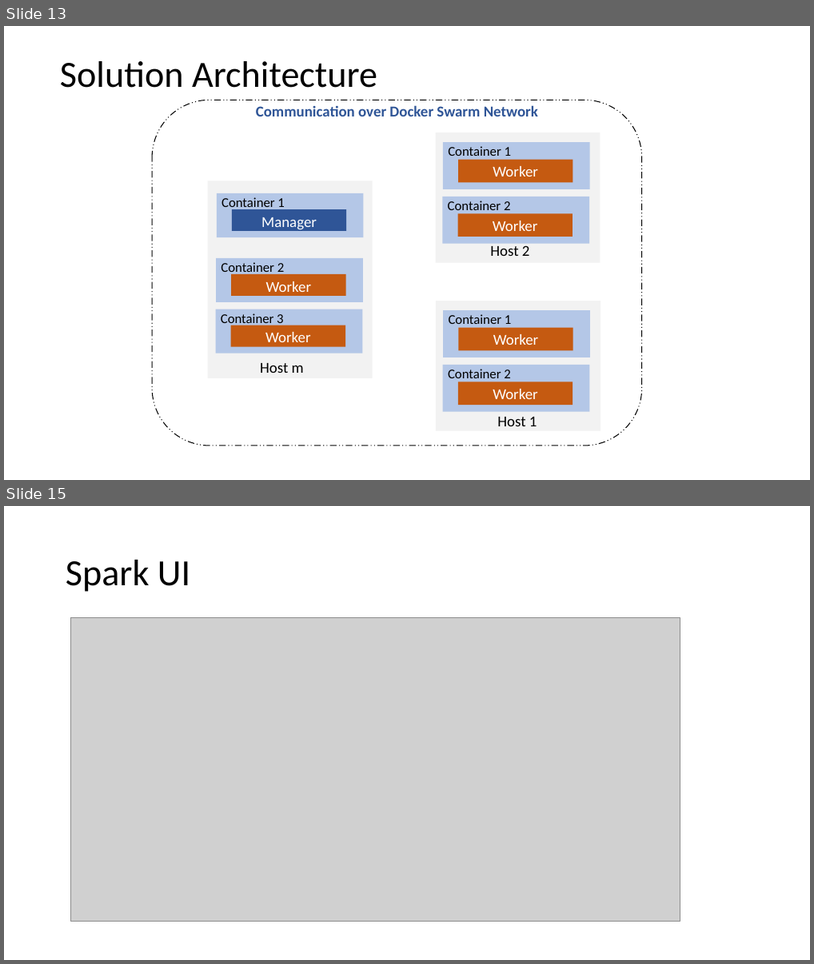
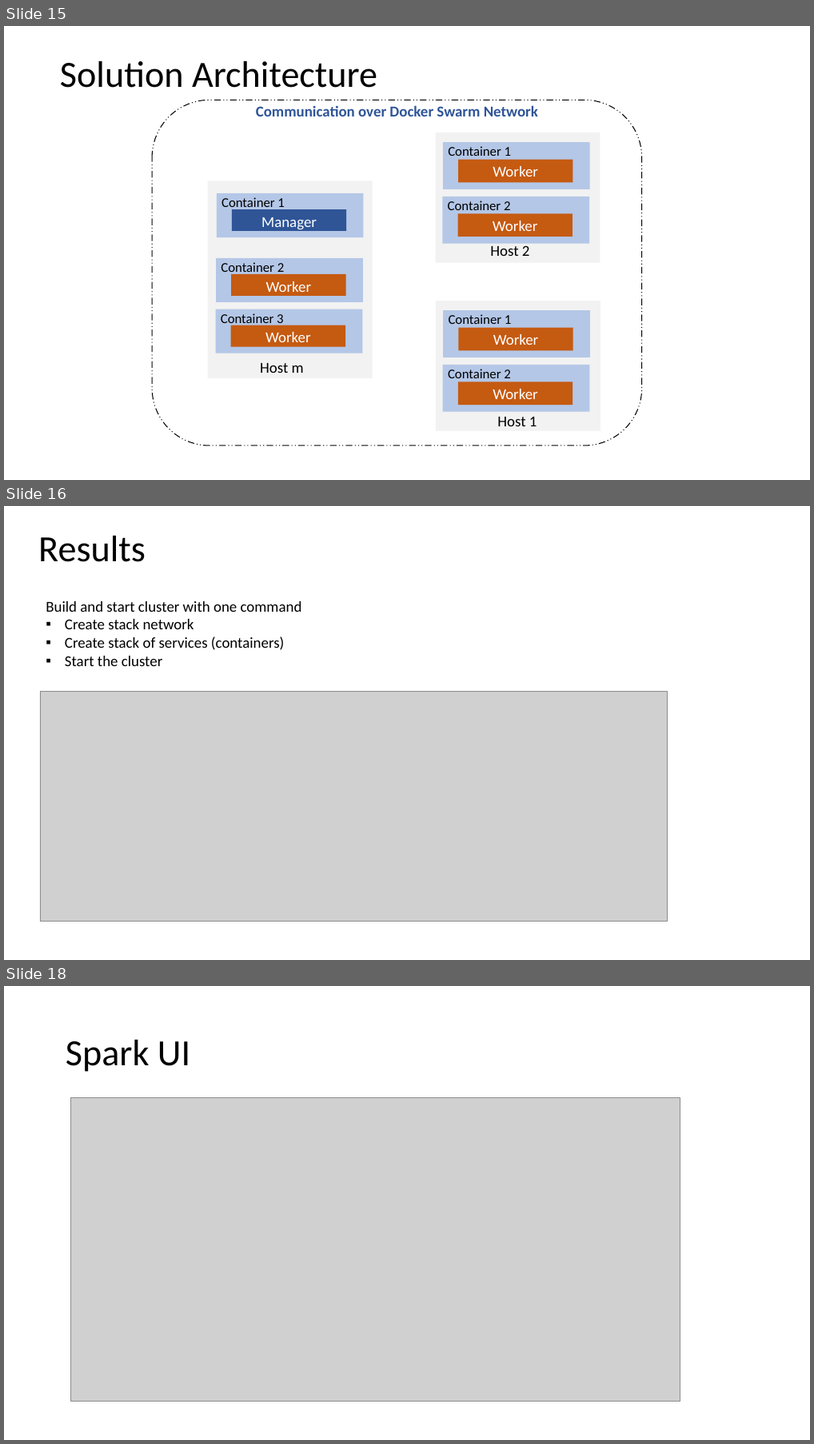
Before and after one commit to gprasad09/Apache-Spark-Cluster-Project, a slide deck: misc/ProjectReports-In progress/TermProject.pptx. Shown one above the other, each under a label of ours: slides 13 and 15 before the commit, slides 15, 16 and 18 after it; the slides between them are not shown. The pictures are 814x964 and 814x1444 pixels, drawn with LibreOffice and Linux fonts; fonts in the diff are those of the drawing; grey boxes stand for pictures. Boxes give left, top, right and bottom in pixels: in the first picture for what was removed or moved away, otherwise in the second. Text is boxed around its words. In the diff, an @@ line names an element or a change of style, - is before the commit and + after.

```diff
--- a/misc/ProjectReports-In progress/TermProject.pptx
+++ b/misc/ProjectReports-In progress/TermProject.pptx
@@ slide 16 added at (x1=4, y1=506, x2=810, y2=960), background #FFFFFF @@
@@ title added at (x1=38, y1=536, x2=146, y2=562), 44 pt, text #000000 @@
+Results
@@ text added at (x1=46, y1=601, x2=302, y2=666), 18 pt, text #000000 @@
+Build and start cluster with one command
+▪ Create stack network
+▪ Create stack of services (containers)
+▪ Start the cluster
@@ picture added at (x1=40, y1=691, x2=668, y2=921) @@
@@ what was slide 13 is now slide 15 @@
@@ what was slide 15 is now slide 18 @@
```
Also in this commit, not shown: 1 slide changed, 3 other slides added, 1 other file.
